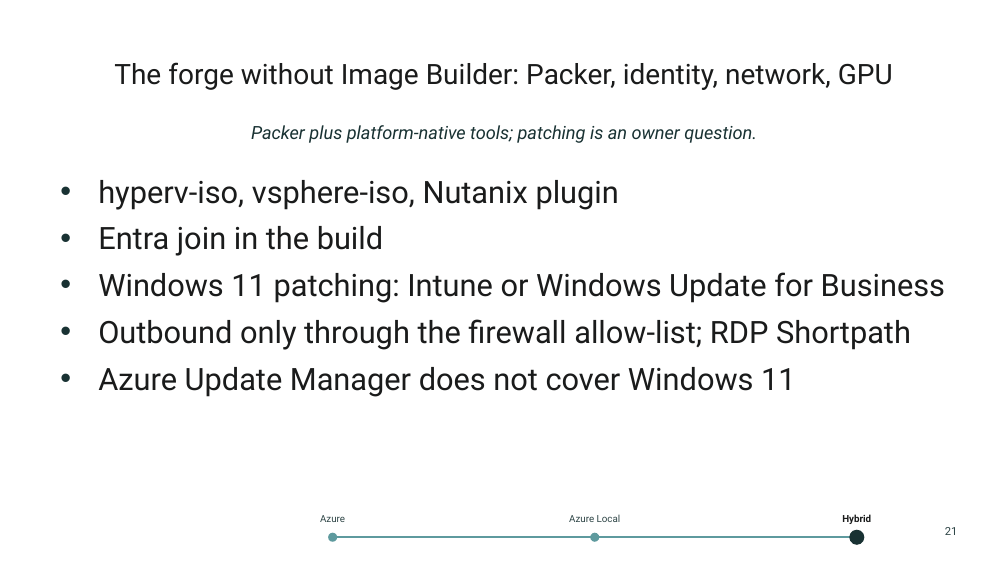
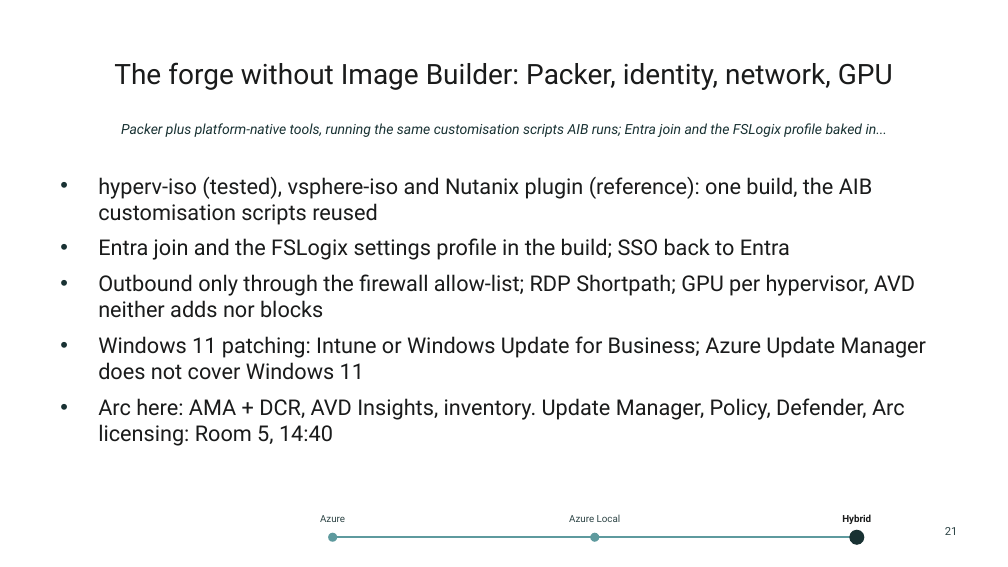
Before and after one commit to thisismydemo/nic2026_avd, a slide deck: slide 21 of presentation/AVD_Anywhere_NIC2026.pptx. Drawn at 1008x567 pixels with LibreOffice and Linux fonts; fonts in the diff are those of the drawing; background and template pictures are left out. Boxes give left, top, right and bottom in pixels: in the first picture for what was removed or moved away, otherwise in the second. Text is boxed around its words. In the diff, an @@ line names an element or a change of style, - is before the commit and + after.

```diff
--- a/presentation/AVD_Anywhere_NIC2026.pptx
+++ b/presentation/AVD_Anywhere_NIC2026.pptx
@@ text at <box>121,123,887,137</box>: text changed; size 13 to 10 pt @@
-Packer plus platform-native tools; patching is an owner question.
+Packer plus platform-native tools, running the same customisation scripts AIB runs; Entra join and the FSLogix profile baked in...
@@ text at <box>98,177,926,446</box>: text changed; size 22 to 15.5 pt @@
-• hyperv-iso, vsphere-iso, Nutanix plugin
-• Entra join in the build
-• Windows 11 patching: Intune or Windows Update for Business
-• Outbound only through the firewall allow-list; RDP Shortpath
-• Azure Update Manager does not cover Windows 11
+• hyperv-iso (tested), vsphere-iso and Nutanix plugin (reference): one build, the AIB customisation scripts reused
+• Entra join and the FSLogix settings profile in the build; SSO back to Entra
+• Outbound only through the firewall allow-list; RDP Shortpath; GPU per hypervisor, AVD neither adds nor blocks
+• Windows 11 patching: Intune or Windows Update for Business; Azure Update Manager does not cover Windows 11
+• Arc here: AMA + DCR, AVD Insights, inventory. Update Manager, Policy, Defender, Arc licensing: Room 5, 14:40
```
Also in this commit, not shown: 3 other slides changed.
